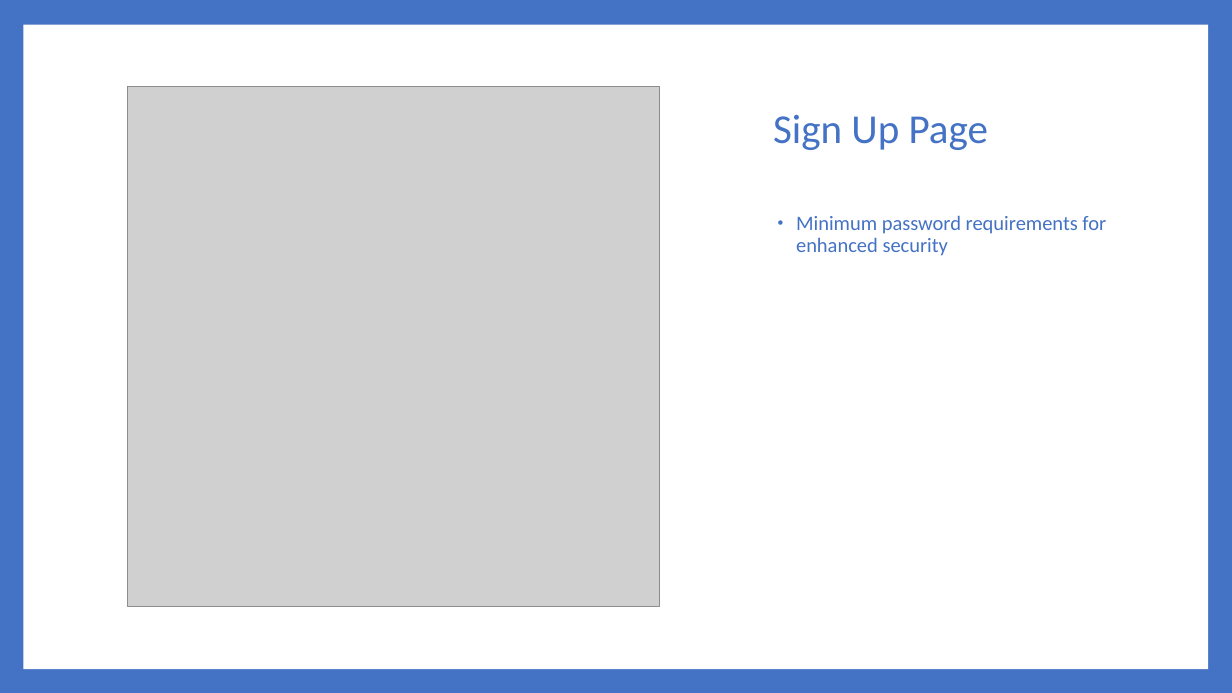
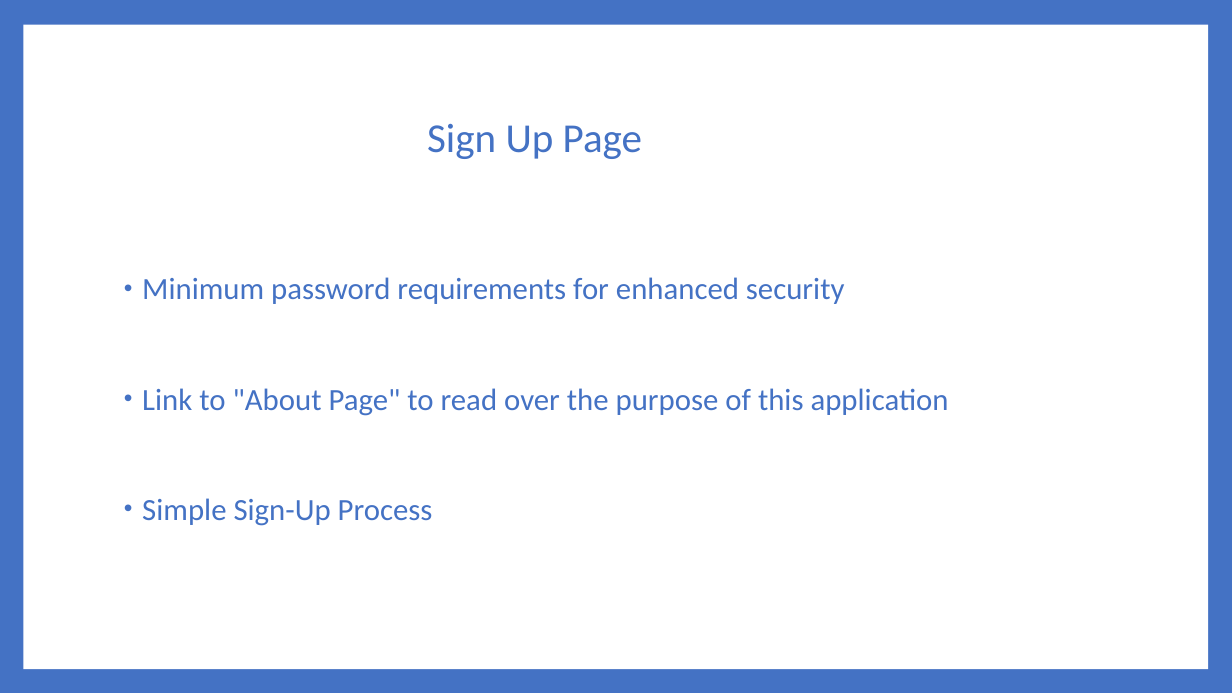
Before and after one commit to Dwaddle26/EncryptNotes, a slide deck: slide 7 of Final_Presentation/Team_4_Final_Presentation.pptx. Drawn at 1232x693 pixels with LibreOffice and Linux fonts; fonts in the diff are those of the drawing; grey boxes stand for pictures. Boxes give left, top, right and bottom in pixels: in the first picture for what was removed or moved away, otherwise in the second. Text is boxed around its words. In the diff, an @@ line names an element or a change of style, - is before the commit and + after.

Commit message:
Updated Final Presentation Slides

```diff
--- a/Final_Presentation/Team_4_Final_Presentation.pptx
+++ b/Final_Presentation/Team_4_Final_Presentation.pptx
@@ picture removed at bbox=[128, 87, 659, 606] @@
@@ title "Sign Up Page": place and size @@
-title "Sign Up Page" at bbox=[773, 115, 988, 150]
+title "Sign Up Page" at bbox=[427, 124, 642, 159]
@@ text "Minimum password requirements for enhanced ...": place and size @@
-text "Minimum password requirements for enhanced ..." at bbox=[796, 215, 1106, 256]
+text "Minimum password requirements for enhanced ..." at bbox=[142, 277, 949, 526]
@@ text at bbox=[142, 277, 845, 304]: size 16 to 24 pt in "Minimum password requirements for enhanced security"; line spacing 0.9 to 2.5 @@
@@ text at bbox=[142, 388, 949, 526]: paragraphs added @@
+• Link to "About Page" to read over the purpose of this application
+• Simple Sign-Up Process
```
Also in this commit, not shown: 3 other slides changed.
